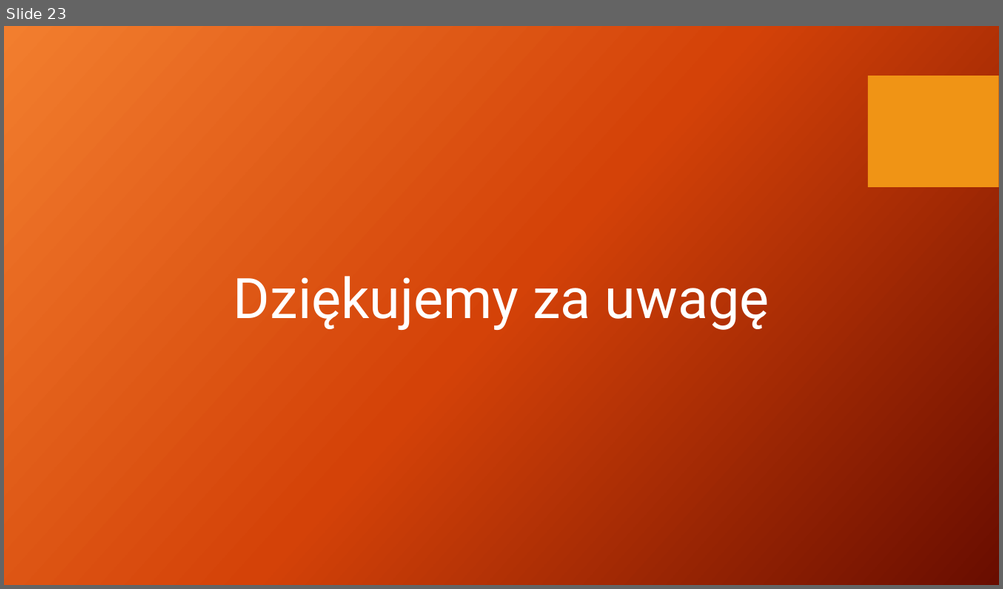
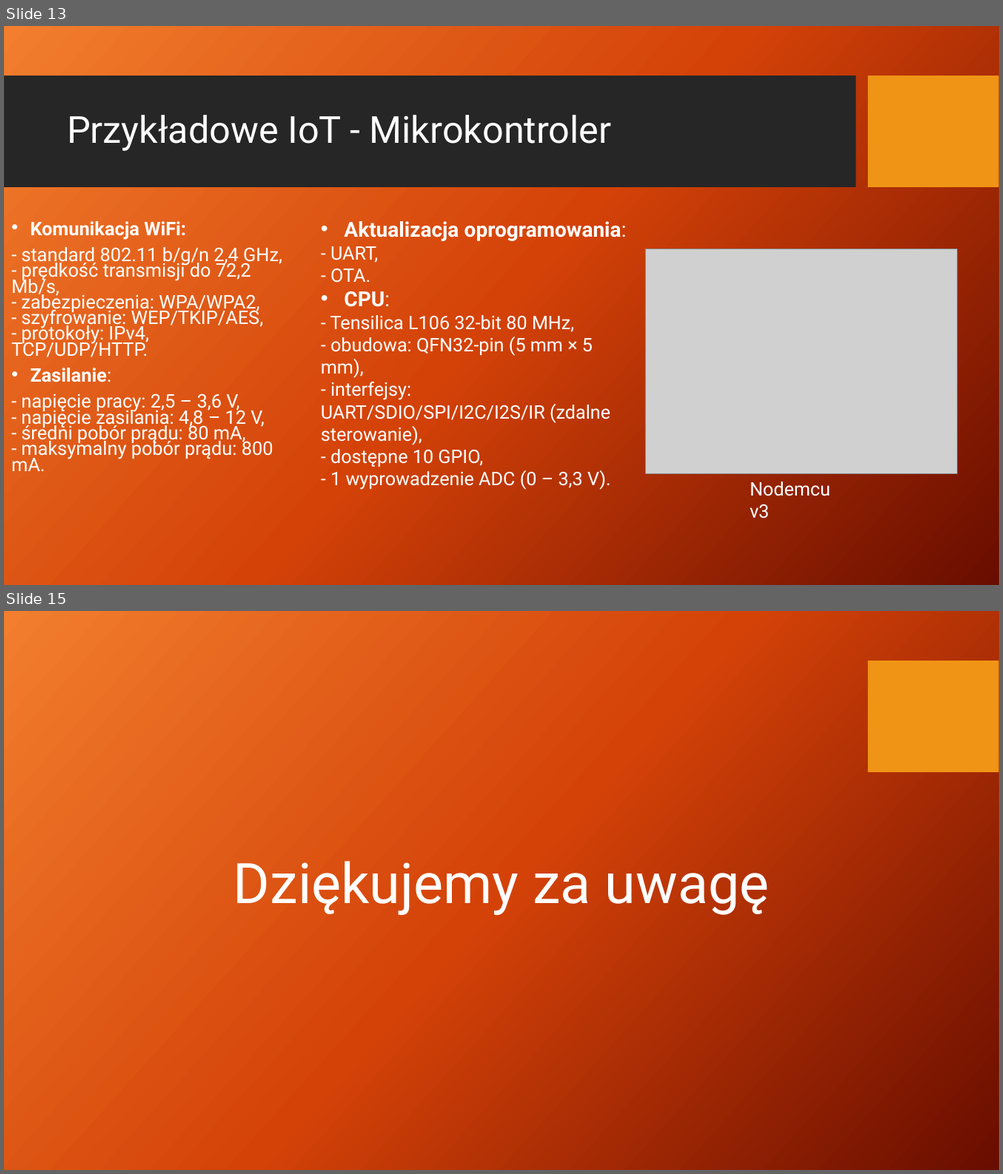
Before and after one commit to AdamStudies-PWR/ProjektZespolowyPWR, a slide deck: przentacja.pptx. Shown one above the other, each under a label of ours: slide 23 before the commit, slides 13 and 15 after it; the slides between them are not shown. The pictures are 1003x589 and 1003x1174 pixels, drawn with LibreOffice and Linux fonts; fonts in the diff are those of the drawing; grey boxes stand for pictures; background and template pictures are left out. Boxes give left, top, right and bottom in pixels: in the first picture for what was removed or moved away, otherwise in the second. Text is boxed around its words. In the diff, an @@ line names an element or a change of style, - is before the commit and + after.

```diff
--- a/przentacja.pptx
+++ b/przentacja.pptx
@@ slide 13 added at bbox=[4, 26, 999, 585], background picture (left out); not listed: 1 template element that a slide beside it also shows @@
@@ rectangle added at bbox=[4, 76, 855, 188], fill #262626 @@
@@ title added at bbox=[67, 115, 612, 151], 36 pt, text #FFFFFF @@
+Przykładowe IoT - Mikrokontroler
@@ text added at bbox=[11, 221, 282, 471], 18.1 pt, text #FFFFFF @@
+• Komunikacja WiFi:
+- standard 802.11 b/g/n 2,4 GHz,
+- prędkość transmisji do 72,2 Mb/s,
+- zabezpieczenia: WPA/WPA2,
+- szyfrowanie: WEP/TKIP/AES,
+- protokoły: IPv4, TCP/UDP/HTTP.
+• Zasilanie:
+- napięcie pracy: 2,5 – 3,6 V,
+- napięcie zasilania: 4,8 – 12 V,
+- średni pobór prądu: 80 mA,
+- maksymalny pobór prądu: 800 mA.
@@ text added at bbox=[321, 221, 626, 490], 18 pt, text #FFFFFF @@
+• Aktualizacja oprogramowania:
+- UART,
+- OTA.
+• CPU:
+- Tensilica L106 32-bit 80 MHz,
+- obudowa: QFN32-pin (5 mm × 5 mm),
+- interfejsy: UART/SDIO/SPI/I2C/I2S/IR (zdalne sterowanie),
+- dostępne 10 GPIO,
+- 1 wyprowadzenie ADC (0 – 3,3 V).
@@ picture added at bbox=[646, 249, 958, 474] @@
@@ text added at bbox=[749, 482, 830, 519], 18 pt, text #FFFFFF @@
+Nodemcu v3
@@ what was slide 23 is now slide 15 @@
```
Also in this commit, not shown: 4 slides changed, 9 other slides added, 18 slides removed, 3 other files.
